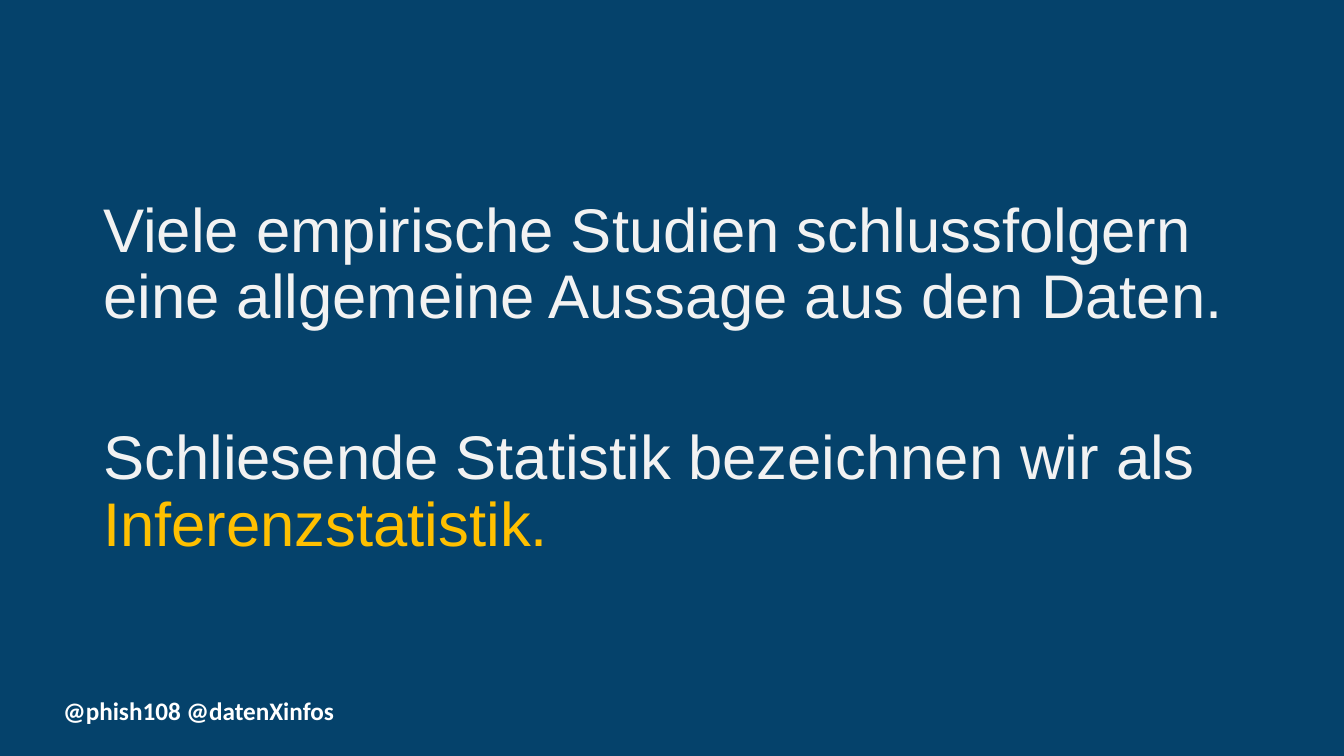
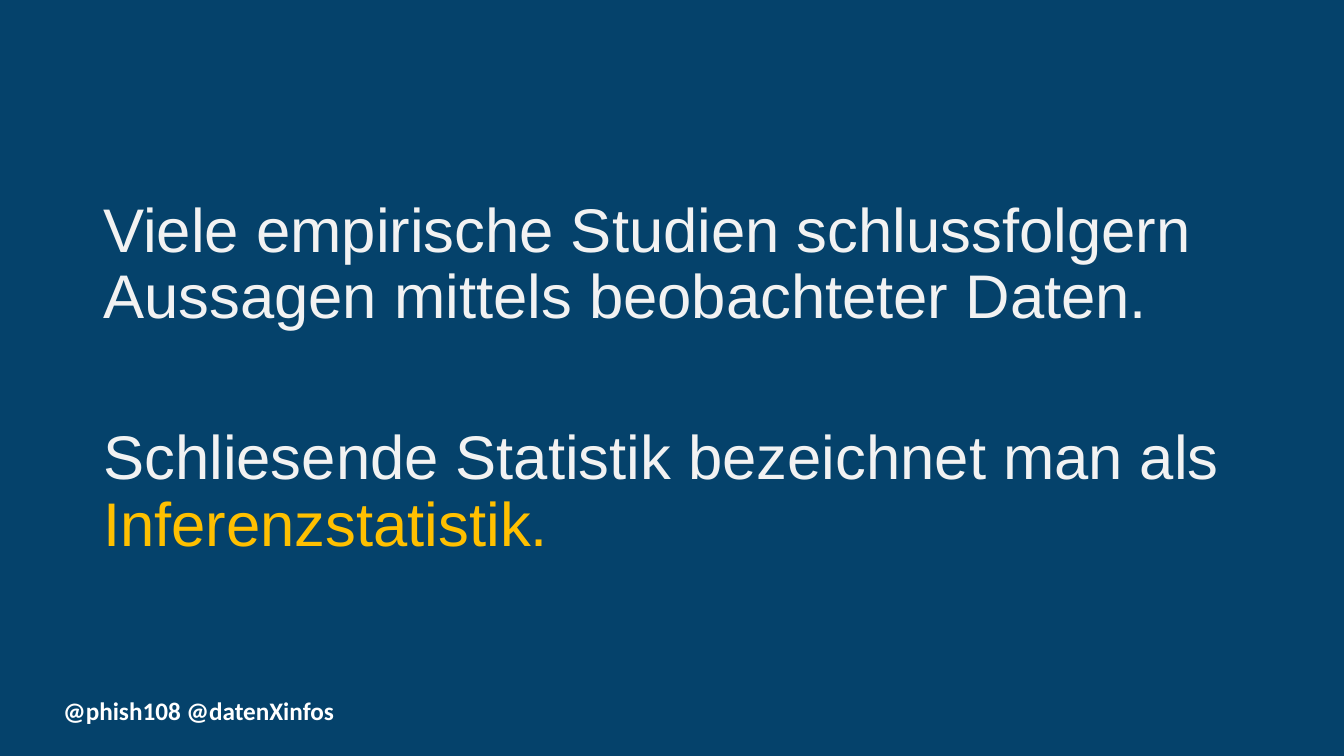
Before and after one commit to dxiai/statistik, a slide deck: slide 22 of 01_forschungsfragen/Forschungsfragen.pptx (slide 15 before the commit). Drawn at 1344x756 pixels with LibreOffice and Linux fonts; fonts in the diff are those of the drawing; background and template pictures are left out. Boxes give left, top, right and bottom in pixels: in the first picture for what was removed or moved away, otherwise in the second. Text is boxed around its words. In the diff, an @@ line names an element or a change of style, - is before the commit and + after.

```diff
--- a/01_forschungsfragen/Forschungsfragen.pptx
+++ b/01_forschungsfragen/Forschungsfragen.pptx
@@ text at (x1=103, y1=207, x2=1219, y2=547): text changed @@
-Viele empirische Studien schlussfolgern eine allgemeine Aussage aus den Daten.
-Schliesende Statistik bezeichnen wir als Inferenzstatistik.
+Viele empirische Studien schlussfolgern Aussagen mittels beobachteter Daten.
+Schliesende Statistik bezeichnet man als Inferenzstatistik.
```
Also in this commit, not shown: 4 other slides changed, 9 slides added, 3 slides removed, 8 other files.
